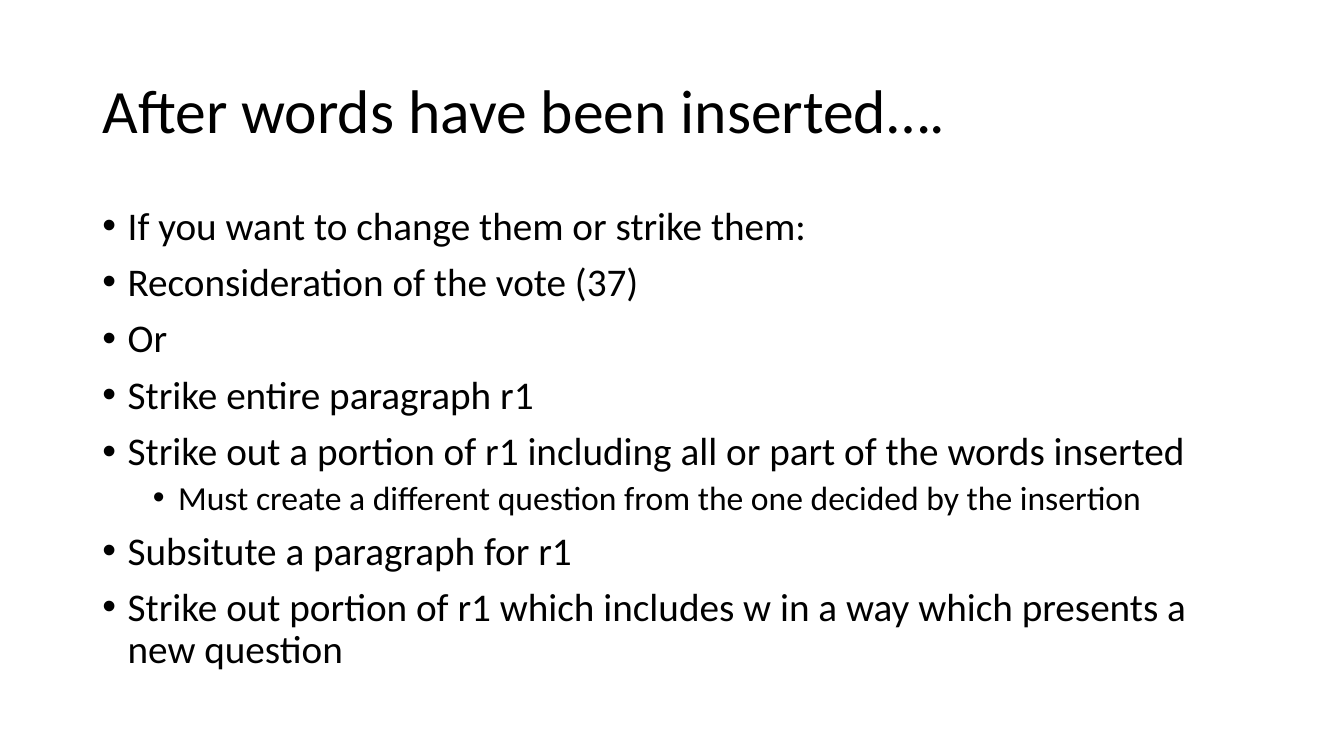
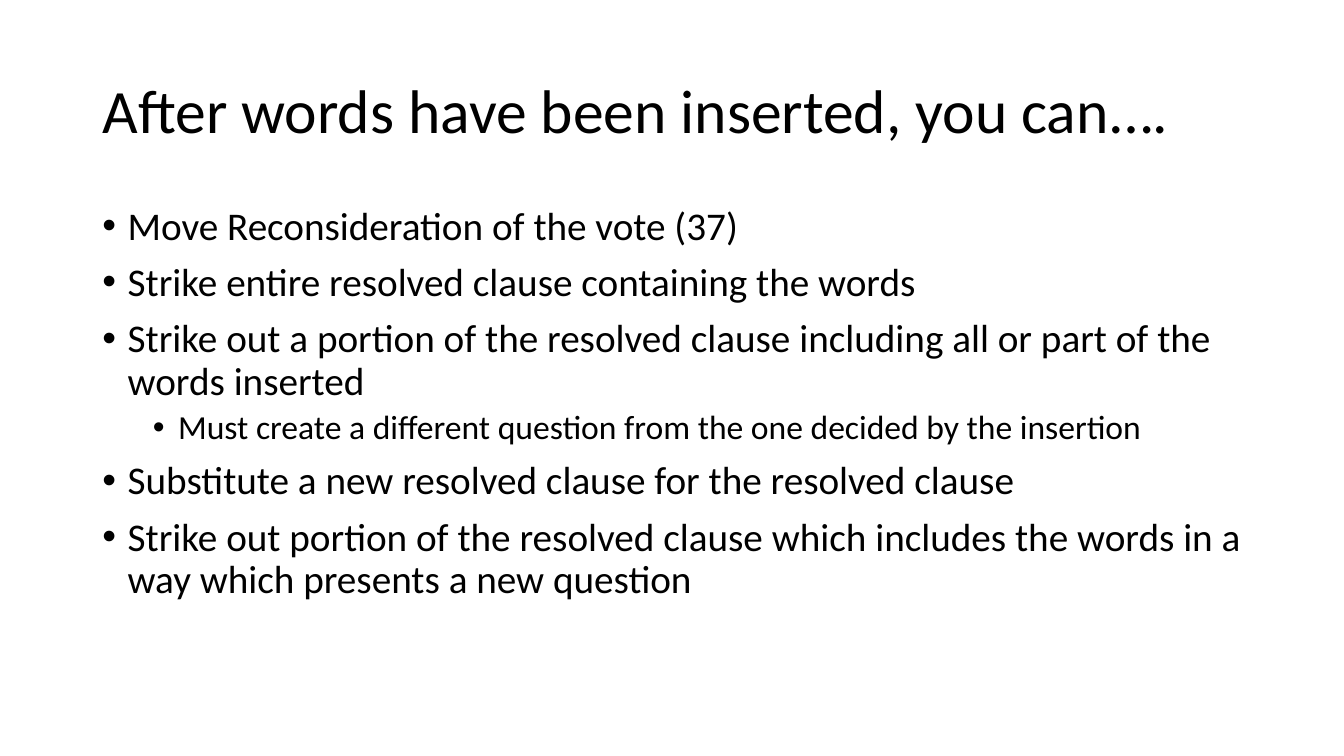
Before and after one commit to AdamSwenson/parliamentary-procedure-explainers, a slide deck: slide 22 of Presentations/Amendments.pptx (slide 26 before the commit). Drawn at 1344x756 pixels with LibreOffice and Linux fonts; fonts in the diff are those of the drawing. Boxes give left, top, right and bottom in pixels: in the first picture for what was removed or moved away, otherwise in the second. Text is boxed around its words. In the diff, an @@ line names an element or a change of style, - is before the commit and + after.

```diff
--- a/Presentations/Amendments.pptx
+++ b/Presentations/Amendments.pptx
@@ title at [102,90,1168,143]: text changed @@
-After words have been inserted….
+After words have been inserted, you can….
@@ text at [128,211,1210,396]: text changed @@
-• If you want to change them or strike them:
-• Reconsideration of the vote (37)
-• Or
-• Strike entire paragraph r1
-• Strike out a portion of r1 including all or part of the words inserted
+• Move Reconsideration of the vote (37)
+• Strike entire resolved clause containing the words
+• Strike out a portion of the resolved clause including all or part of the words inserted
@@ text at [128,466,1241,600]: text changed @@
-• Subsitute a paragraph for r1
-• Strike out portion of r1 which includes w in a way which presents a new question
+• Substitute a new resolved clause for the resolved clause
+• Strike out portion of the resolved clause which includes the words in a way which presents a new question
```
Also in this commit, not shown: 17 other slides changed, 7 slides added, 7 slides removed, 5 other files.
